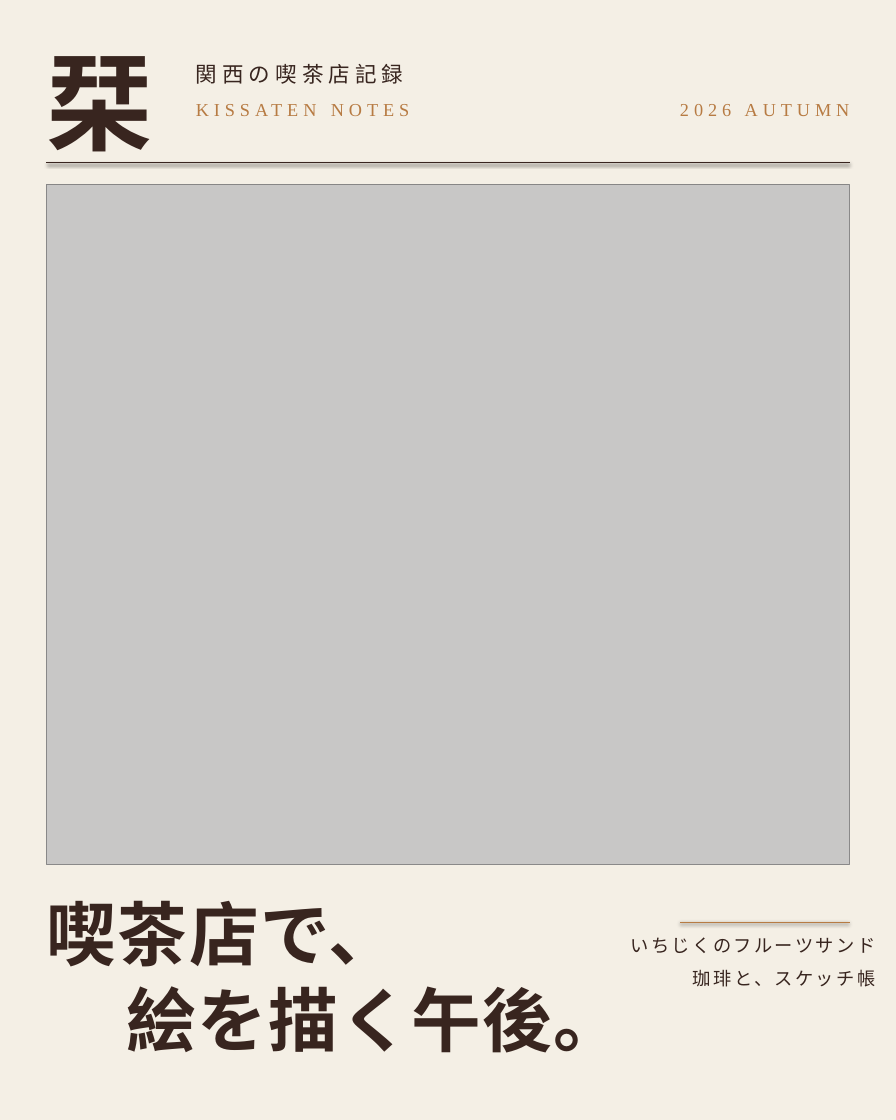
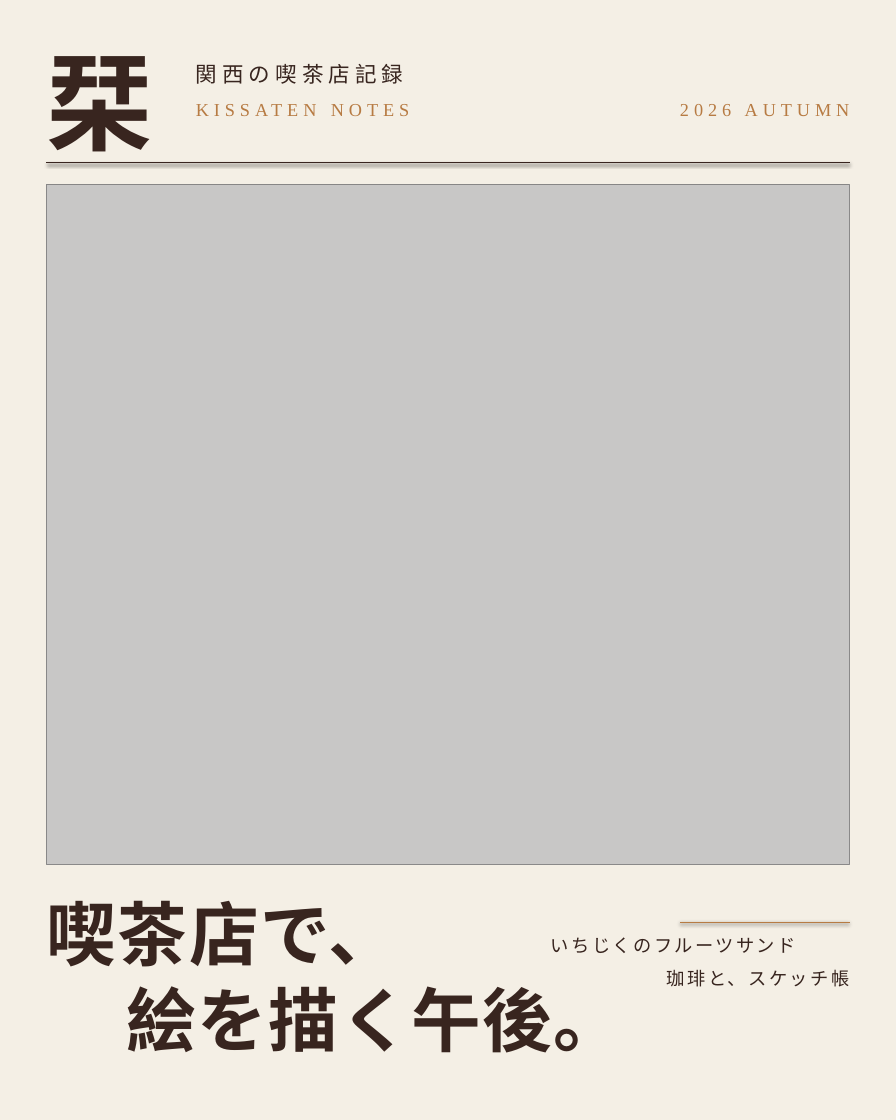
Before and after one commit to guuusdays1112-star/-, a slide deck: slide 2 of shiori-thumbnail/v2/out/shiori_v2_ABC.pptx. Drawn at 896x1120 pixels with LibreOffice and Linux fonts; fonts in the diff are those of the drawing; grey boxes stand for pictures. Boxes give left, top, right and bottom in pixels: in the first picture for what was removed or moved away, otherwise in the second. Text is boxed around its words. In the diff, an @@ line names an element or a change of style, - is before the commit and + after.

```diff
--- a/shiori-thumbnail/v2/out/shiori_v2_ABC.pptx
+++ b/shiori-thumbnail/v2/out/shiori_v2_ABC.pptx
@@ text "いちじくのフルーツサンド 珈琲と、スケッチ帳" rewrapped from <box>631,937,876,987</box> to <box>551,937,849,987</box> @@
```
Also in this commit, not shown: 10 other files.
